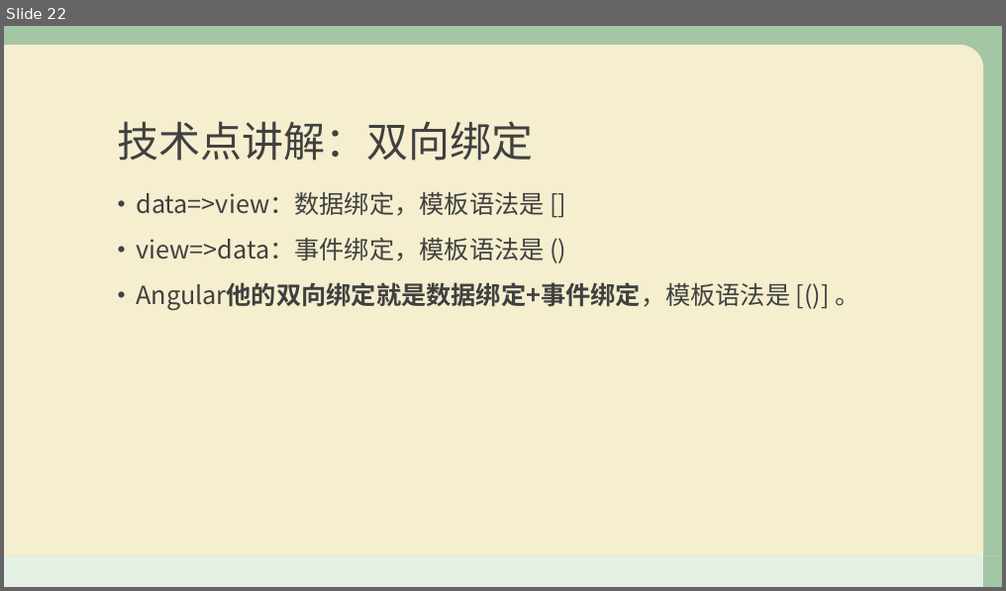
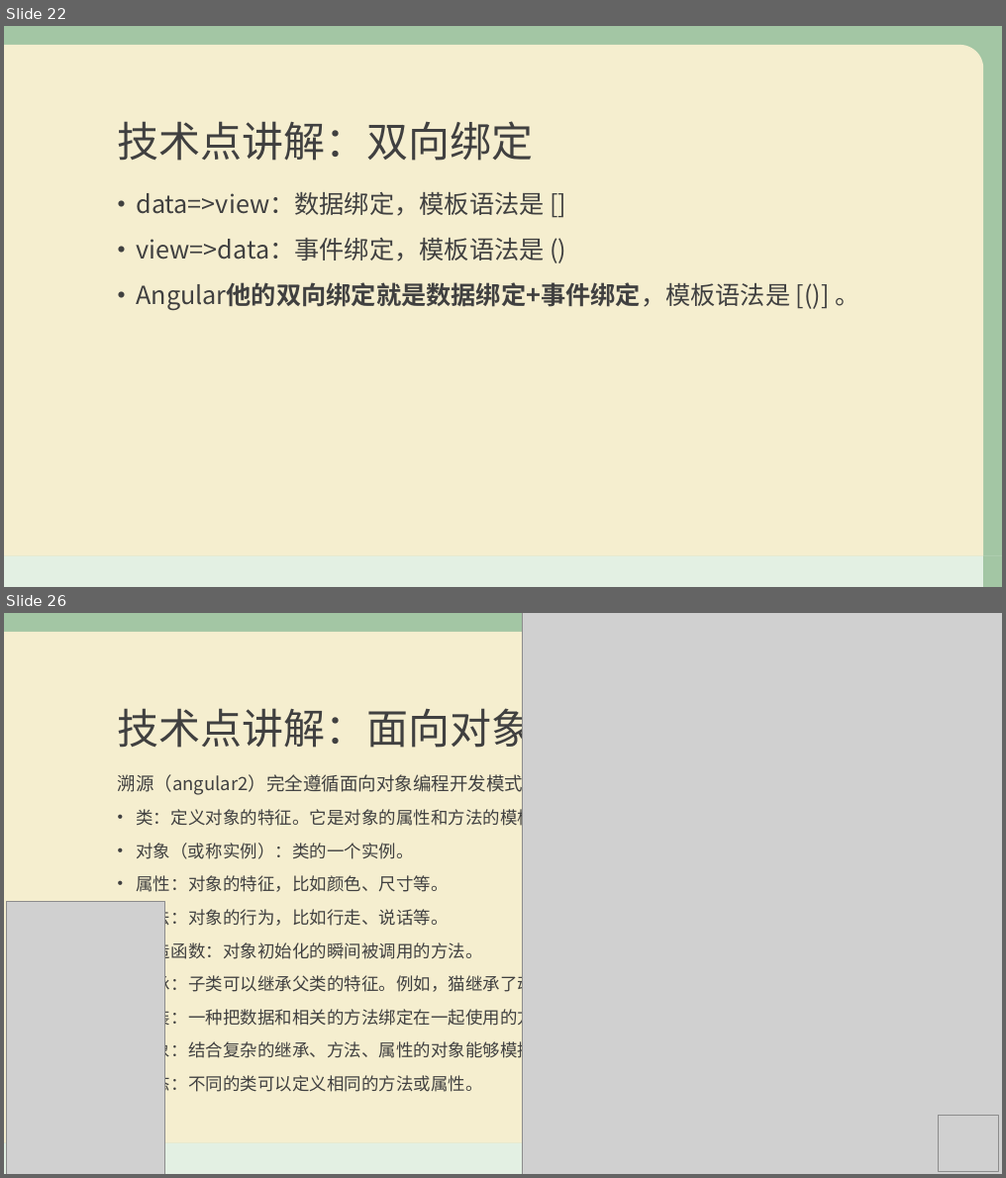
Before and after one commit to duoduoObama/web, a slide deck: 溯源前端赏析.pptx. Shown one above the other, each under a label of ours: slide 22 before the commit, slides 22 and 26 after it; the slides between them are not shown. The pictures are 1006x591 and 1006x1178 pixels, drawn with LibreOffice and Linux fonts; fonts in the diff are those of the drawing; grey boxes stand for pictures; background and template pictures are left out. Boxes give left, top, right and bottom in pixels: in the first picture for what was removed or moved away, otherwise in the second. Text is boxed around its words. In the diff, an @@ line names an element or a change of style, - is before the commit and + after.

```diff
--- a/溯源前端赏析.pptx
+++ b/溯源前端赏析.pptx
@@ slide 26 added at (4,613,1002,1174), background picture (left out); not listed: 4 template elements that a slide beside it also shows @@
@@ picture added at (522,613,1002,1174) @@
@@ title added at (118,701,617,754), 40 pt, text #404040 @@
+技术点讲解：面向对象开发
@@ text added at (118,772,726,1095), 16.6 pt, text #404040 @@
+溯源（angular2）完全遵循面向对象编程开发模式，总得囊括为以下几点：
+• 类：定义对象的特征。它是对象的属性和方法的模板定义。
+• 对象（或称实例）：类的一个实例。
+• 属性：对象的特征，比如颜色、尺寸等。
+• 方法：对象的行为，比如行走、说话等。
+• 构造函数：对象初始化的瞬间被调用的方法。
+• 继承：子类可以继承父类的特征。例如，猫继承了动物的一般特性。
+• 封装：一种把数据和相关的方法绑定在一起使用的方法。
+• 抽象：结合复杂的继承、方法、属性的对象能够模拟现实的模型。
+• 多态：不同的类可以定义相同的方法或属性。
@@ picture added at (6,902,165,1174) @@
@@ picture added at (938,1115,997,1172) @@
```
Also in this commit, not shown: 5 slides changed, 2 other slides added, 10 slides removed.
